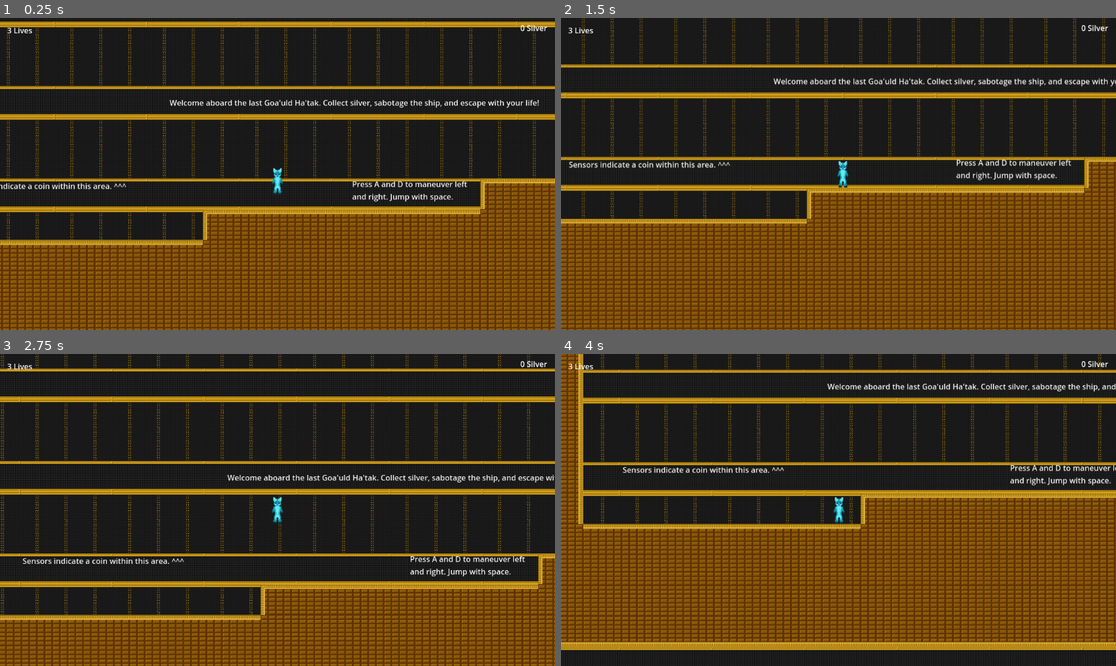
Above: before the commit, frames 1-4 (two rows, left to right).
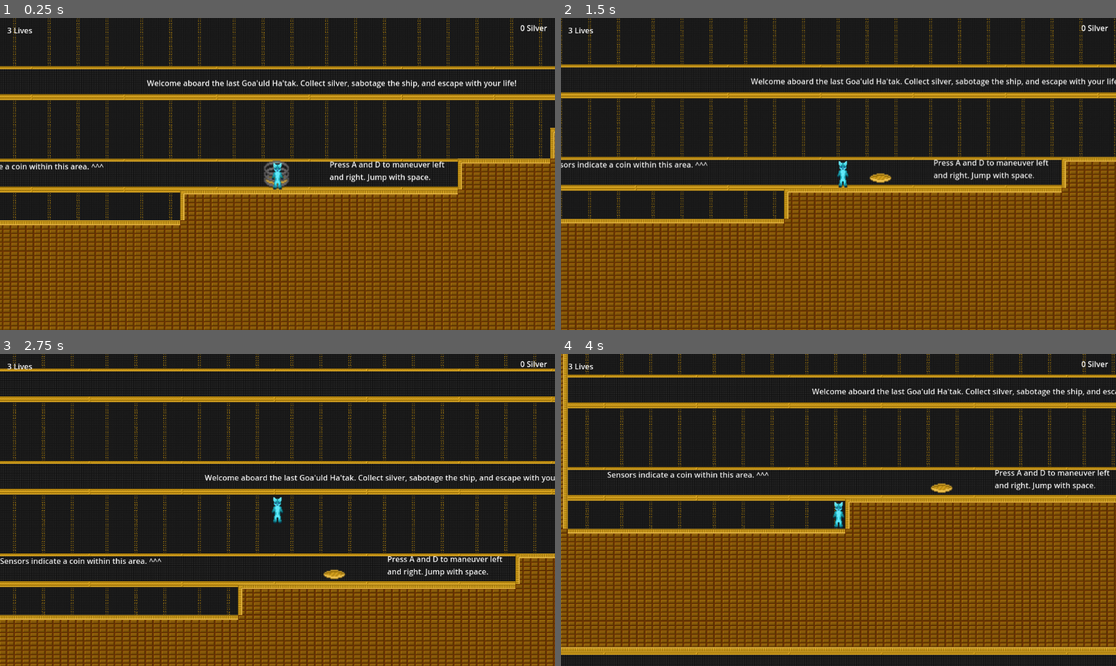
Above: after the commit, the same moments.

Repository: Novaliyn/SuperSilverHunter
Game: Godot game, scene res://main.tscn
The game is run twice, just before and just after one commit, with the same random seed, the same clock (stepped at 60 frames per second) and the same inputs.
Inputs:
- Up to frame 1 (0.25 s): no input
- Up to frame 2 (1.5 s): tap A (KEYA) at 0.5, 0.6, 1.25 s; tap D (KEYD) at 1.35 s
- Up to frame 3 (2.75 s): tap A (KEYA) at 2 s; tap Space (Spacebar) at 2.1 s
- Up to frame 4 (4 s): tap A (KEYA) at 2.75, 2.85, 3.5 s; tap D (KEYD) at 3.6 s

The runs differ from the first frame. In frame 1, 46% of the frame differs, in the area x 0-100%, y 0-100%; in frame 2, 9.0%; in frame 3, 8.5%; in frame 4, 28%.

Commit message:
level door animation

Diff:
--- a/Levels/Level0.tscn
+++ b/Levels/Level0.tscn
@@ -70,7 +70,7 @@
 tile_set = SubResource("TileSet_4p0jq")
 
 [node name="Character" parent="." instance=ExtResource("3_u74sm")]
-position = Vector2(462, -224)
+position = Vector2(544, -226)
 
 [node name="Silver" type="CanvasGroup" parent="."]
 
@@ -119,7 +119,8 @@
 Active = 1
 
 [node name="ExitDoor" parent="." instance=ExtResource("6_3yu0n")]
-position = Vector2(507, -961)
+position = Vector2(587, -1088)
+rotation = 3.14159
 
 [node name="Stargate" parent="." instance=ExtResource("7_h2dl5")]
 position = Vector2(482, -192)
--- a/Levels/Level1.tscn
+++ b/Levels/Level1.tscn
@@ -74,7 +74,7 @@
 tile_set = SubResource("TileSet_05pb0")
 
 [node name="Character" parent="." instance=ExtResource("1_3anf8")]
-position = Vector2(-229, -279)
+position = Vector2(-182, -233)
 
 [node name="Spikes" type="CanvasGroup" parent="."]
 
@@ -187,10 +187,11 @@
 autowrap_mode = 3
 
 [node name="Exit" type="Label" parent="Labels"]
-offset_left = -55.0
-offset_top = -2018.0
-offset_right = 262.0
-offset_bottom = -1943.0
+offset_left = -74.0
+offset_top = -1977.0
+offset_right = 367.0
+offset_bottom = -1902.0
+scale = Vector2(0.928194, 0.908779)
 text = "Excellent work! Board the transportation rings and continue your infiltration!"
 autowrap_mode = 3
 
@@ -235,6 +236,9 @@
 
 [node name="GravityOrbs" type="CanvasGroup" parent="."]
 
+[node name="Door" parent="." instance=ExtResource("6_05pb0")]
+position = Vector2(-216, -194)
+Active = 0
+
 [node name="ExitDoor" parent="." instance=ExtResource("6_05pb0")]
-position = Vector2(320, -1793)
-scale = Vector2(2, 2)
+position = Vector2(430, -1792)
--- a/Levels/Level2.tscn
+++ b/Levels/Level2.tscn
@@ -114,7 +114,7 @@
 tile_set = SubResource("TileSet_vd23k")
 
 [node name="Character" parent="." instance=ExtResource("3_m3ha0")]
-position = Vector2(-1134, -246)
+position = Vector2(-1234, -228)
 
 [node name="Spikes" type="CanvasGroup" parent="."]
 
--- a/Levels/Level3.tscn
+++ b/Levels/Level3.tscn
@@ -355,7 +355,7 @@
 tile_set = SubResource("TileSet_4p0jq")
 
 [node name="Character" parent="." instance=ExtResource("2_hy5j1")]
-position = Vector2(-762, 1659)
+position = Vector2(-825, 1692)
 
 [node name="Spikes" type="CanvasGroup" parent="."]
 
@@ -453,7 +453,7 @@
 position = Vector2(9053, 1117)
 
 [node name="Door" parent="." instance=ExtResource("9_t21pv")]
-position = Vector2(-891, 1728)
+position = Vector2(-856, 1728)
 Active = 0
 
 [node name="Stargate" parent="." instance=ExtResource("11_xxxi4")]
--- a/Objects/exit_door.tscn
+++ b/Objects/exit_door.tscn
@@ -1,20 +1,126 @@
-[gd_scene load_steps=4 format=3 uid="uid://4n1c43i8d1ig"]
+[gd_scene load_steps=18 format=3 uid="uid://4n1c43i8d1ig"]
 
 [ext_resource type="Script" uid="uid://brgj0vdbjp2me" path="res://Scripts/exit_door.gd" id="1_tdtes"]
 [ext_resource type="Texture2D" uid="uid://d0lljc6qlkhg8" path="res://images/ExitDoor.png" id="2_aumtq"]
+[ext_resource type="Texture2D" uid="uid://ls3eqm1dexl8" path="res://images/ExitDoorA.png" id="3_xpms0"]
 
 [sub_resource type="RectangleShape2D" id="RectangleShape2D_aumtq"]
-size = Vector2(64, 128)
+size = Vector2(64, 75)
+
+[sub_resource type="AtlasTexture" id="AtlasTexture_3s8gq"]
+atlas = ExtResource("2_aumtq")
+region = Rect2(0, 0, 32, 32)
+
+[sub_resource type="AtlasTexture" id="AtlasTexture_bbm0a"]
+atlas = ExtResource("2_aumtq")
+region = Rect2(32, 0, 32, 32)
+
+[sub_resource type="AtlasTexture" id="AtlasTexture_gywao"]
+atlas = ExtResource("2_aumtq")
+region = Rect2(64, 0, 32, 32)
+
+[sub_resource type="AtlasTexture" id="AtlasTexture_saqp1"]
+atlas = ExtResource("2_aumtq")
+region = Rect2(96, 0, 32, 32)
+
+[sub_resource type="AtlasTexture" id="AtlasTexture_xpms0"]
+atlas = ExtResource("3_xpms0")
+region = Rect2(96, 0, 32, 32)
+
+[sub_resource type="AtlasTexture" id="AtlasTexture_bpjni"]
+atlas = ExtResource("3_xpms0")
+region = Rect2(64, 0, 32, 32)
+
+[sub_resource type="AtlasTexture" id="AtlasTexture_32kyc"]
+atlas = ExtResource("3_xpms0")
+region = Rect2(32, 0, 32, 32)
+
+[sub_resource type="AtlasTexture" id="AtlasTexture_3cux6"]
+atlas = ExtResource("3_xpms0")
+region = Rect2(0, 0, 32, 32)
+
+[sub_resource type="AtlasTexture" id="AtlasTexture_tfvxt"]
+atlas = ExtResource("3_xpms0")
+region = Rect2(0, 0, 32, 32)
+
+[sub_resource type="AtlasTexture" id="AtlasTexture_w3h1t"]
+atlas = ExtResource("3_xpms0")
+region = Rect2(32, 0, 32, 32)
+
+[sub_resource type="AtlasTexture" id="AtlasTexture_hfofw"]
+atlas = ExtResource("3_xpms0")
+region = Rect2(64, 0, 32, 32)
+
+[sub_resource type="AtlasTexture" id="AtlasTexture_4ookx"]
+atlas = ExtResource("3_xpms0")
+region = Rect2(96, 0, 32, 32)
+
+[sub_resource type="SpriteFrames" id="SpriteFrames_tdtes"]
+animations = [{
+"frames": [{
+"duration": 1.0,
+"texture": SubResource("AtlasTexture_3s8gq")
+}, {
+"duration": 1.0,
+"texture": SubResource("AtlasTexture_bbm0a")
+}, {
+"duration": 1.0,
+"texture": SubResource("AtlasTexture_gywao")
+}, {
+"duration": 1.0,
+"texture": SubResource("AtlasTexture_saqp1")
+}],
+"loop": true,
+"name": &"Standbye",
+"speed": 4.0
+}, {
+"frames": [{
+"duration": 1.0,
+"texture": SubResource("AtlasTexture_xpms0")
+}, {
+"duration": 1.0,
+"texture": SubResource("AtlasTexture_bpjni")
+}, {
+"duration": 1.0,
+"texture": SubResource("AtlasTexture_32kyc")
+}, {
+"duration": 1.0,
+"texture": SubResource("AtlasTexture_3cux6")
+}],
+"loop": false,
+"name": &"Start",
+"speed": 5.0
+}, {
+"frames": [{
+"duration": 1.0,
+"texture": SubResource("AtlasTexture_tfvxt")
+}, {
+"duration": 1.0,
+"texture": SubResource("AtlasTexture_w3h1t")
+}, {
+"duration": 1.0,
+"texture": SubResource("AtlasTexture_hfofw")
+}, {
+"duration": 1.0,
+"texture": SubResource("AtlasTexture_4ookx")
+}],
+"loop": false,
+"name": &"Use",
+"speed": 2.0
+}]
 
 [node name="ExitDoor" type="Area2D"]
 script = ExtResource("1_tdtes")
 
 [node name="CollisionShape2D" type="CollisionShape2D" parent="."]
-position = Vector2(32, -64)
+position = Vector2(32, -37.5)
 shape = SubResource("RectangleShape2D_aumtq")
 
-[node name="Sprite2D" type="Sprite2D" parent="."]
-position = Vector2(32, -64)
-texture = ExtResource("2_aumtq")
+[node name="AnimatedSprite2D" type="AnimatedSprite2D" parent="."]
+position = Vector2(32, -37)
+scale = Vector2(2, 2.34375)
+sprite_frames = SubResource("SpriteFrames_tdtes")
+animation = &"Use"
 
 [connection signal="body_entered" from="." to="." method="_on_body_entered"]
+[connection signal="animation_finished" from="AnimatedSprite2D" to="." method="_on_animated_sprite_2d_animation_finished"]
--- a/Scripts/exit_door.gd
+++ b/Scripts/exit_door.gd
@@ -1,8 +1,22 @@
 extends Area2D
 
 @export var Active : int = 1
+@onready var sprite: AnimatedSprite2D = $AnimatedSprite2D
+
+var Finished = 0
 # 1 Means active, 0 is deactivated.
-func _on_body_entered(body: Node2D) -> void:
+func _ready():
+	sprite.play("Start")
+
+func _on_body_entered(body: Node2D):
 	if body is Character and Active == 1:
+		sprite.play("Use")
+		Finished = 1
+
+
+func _on_animated_sprite_2d_animation_finished() -> void:
+	if Finished == 1:
 		Global.Level += 1
 		Signaler.changeLevel.emit(int(Global.Level))
+	else:
+		sprite.play("Standbye")
Binary file changed: images/ExitDoor.png
Binary file added: images/ExitDoorA.png
Not shown, added: images/ExitDoorA.png.import
